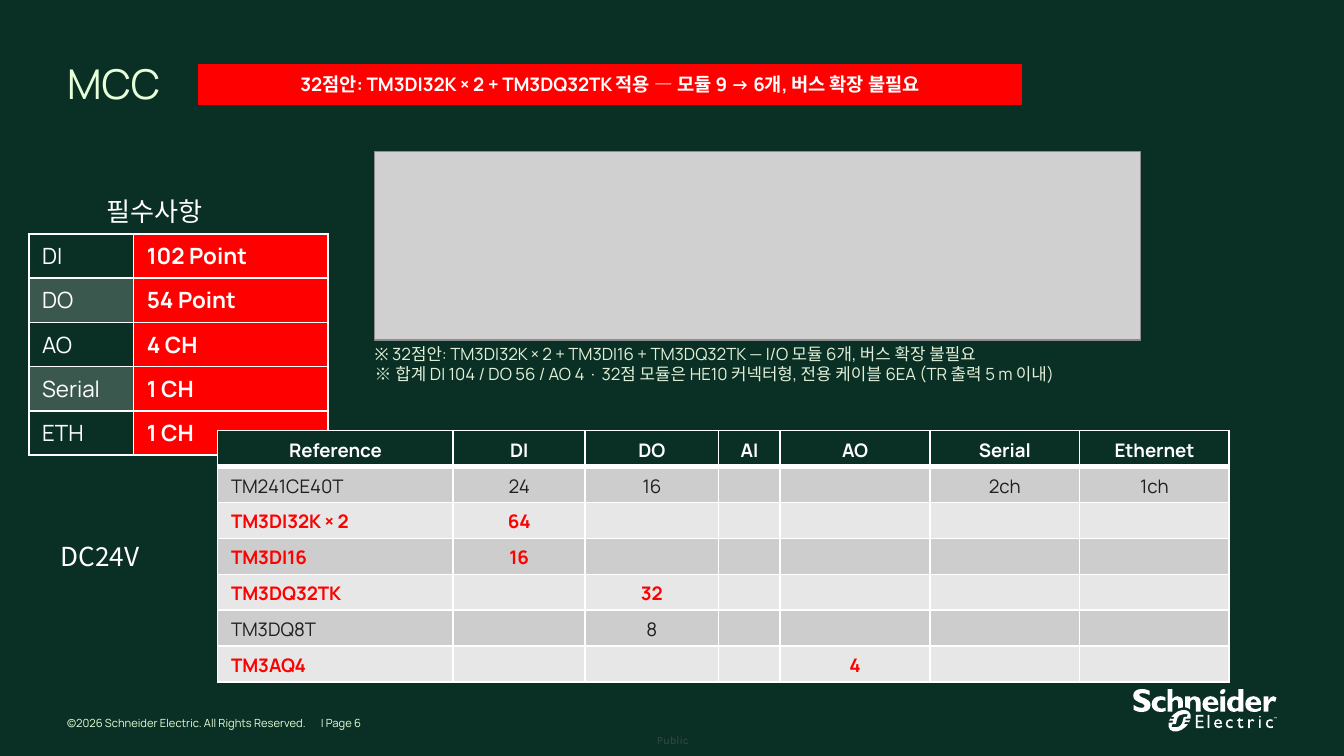
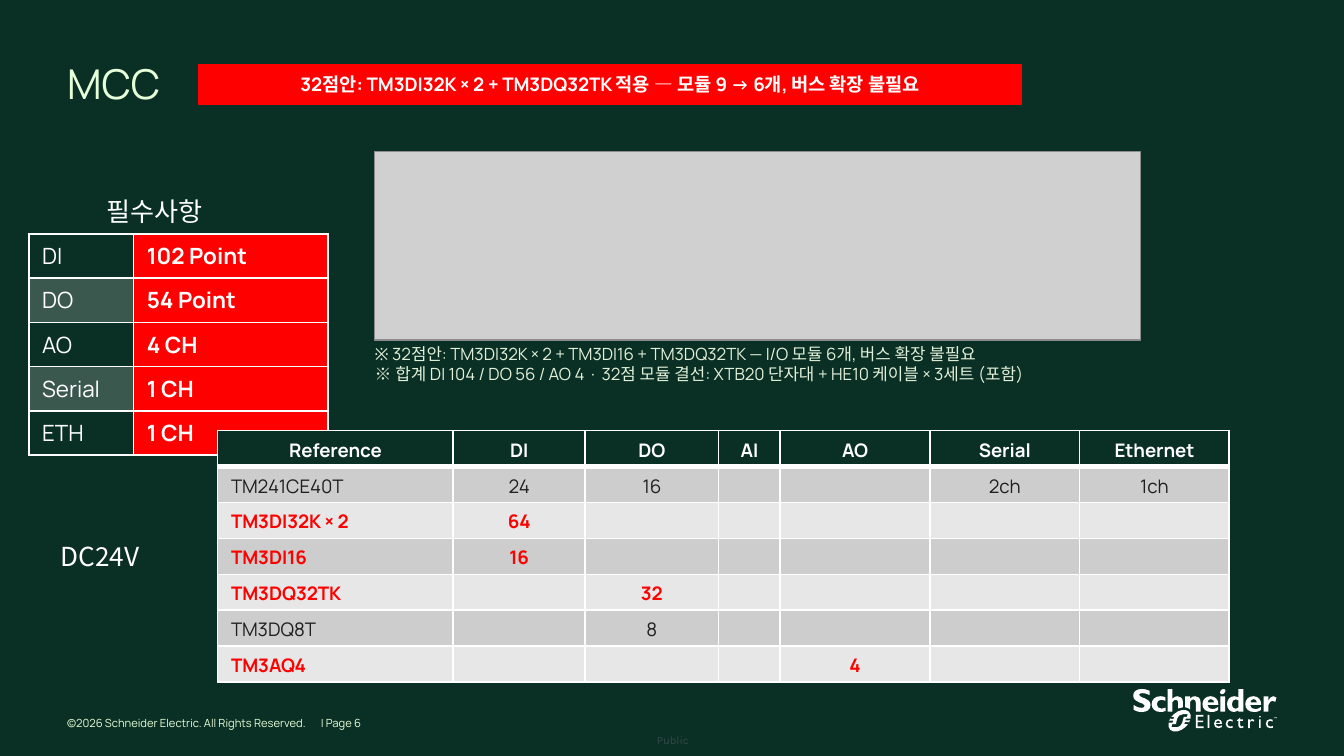
Before and after one commit to bmk3037/New-Project, a slide deck: slide 6 of 32점안_검토/PLC_Configuration_for_Techross_261006_32점안.pptx. Drawn at 1344x756 pixels with LibreOffice and Linux fonts; fonts in the diff are those of the drawing; grey boxes stand for pictures; background and template pictures are left out. Boxes give left, top, right and bottom in pixels: in the first picture for what was removed or moved away, otherwise in the second. Text is boxed around its words. In the diff, an @@ line names an element or a change of style, - is before the commit and + after.

```diff
--- a/32점안_검토/PLC_Configuration_for_Techross_261006_32점안.pptx
+++ b/32점안_검토/PLC_Configuration_for_Techross_261006_32점안.pptx
@@ text at <box>395,366,1023,383</box>: text changed @@
-※ 합계 DI 104 / DO 56 / AO 4 · 32점 모듈은 HE10 커넥터형, 전용 케이블 6EA (TR 출력 5 m 이내)
+※ 합계 DI 104 / DO 56 / AO 4 · 32점 모듈 결선: XTB20 단자대 + HE10 케이블 × 3세트 (포함)
```
Also in this commit, not shown: 1 other slide changed, 1 other file.
